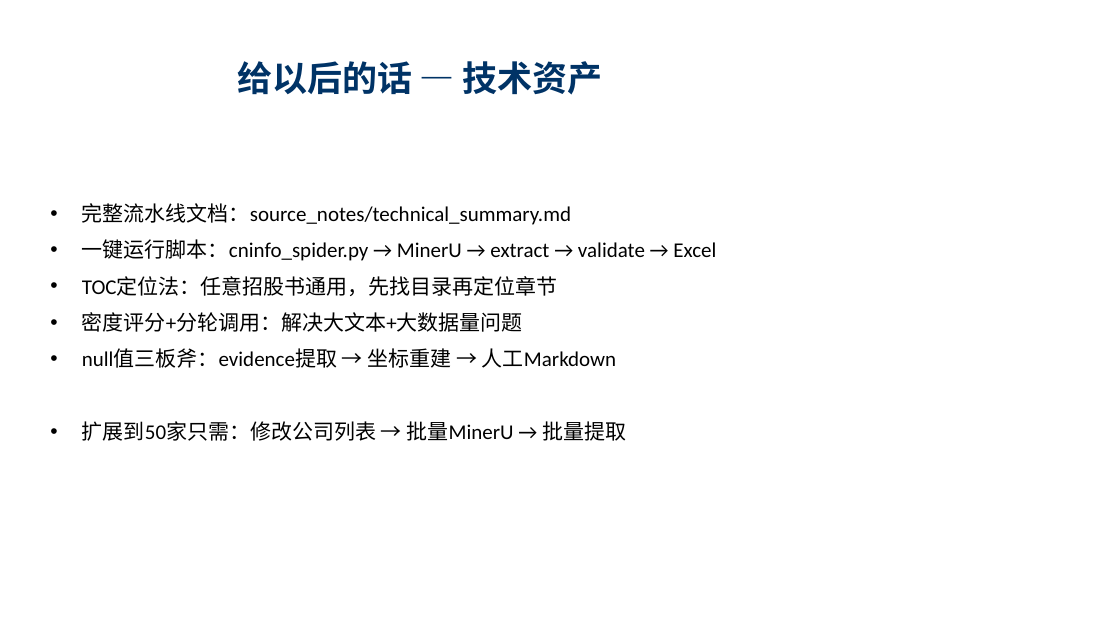
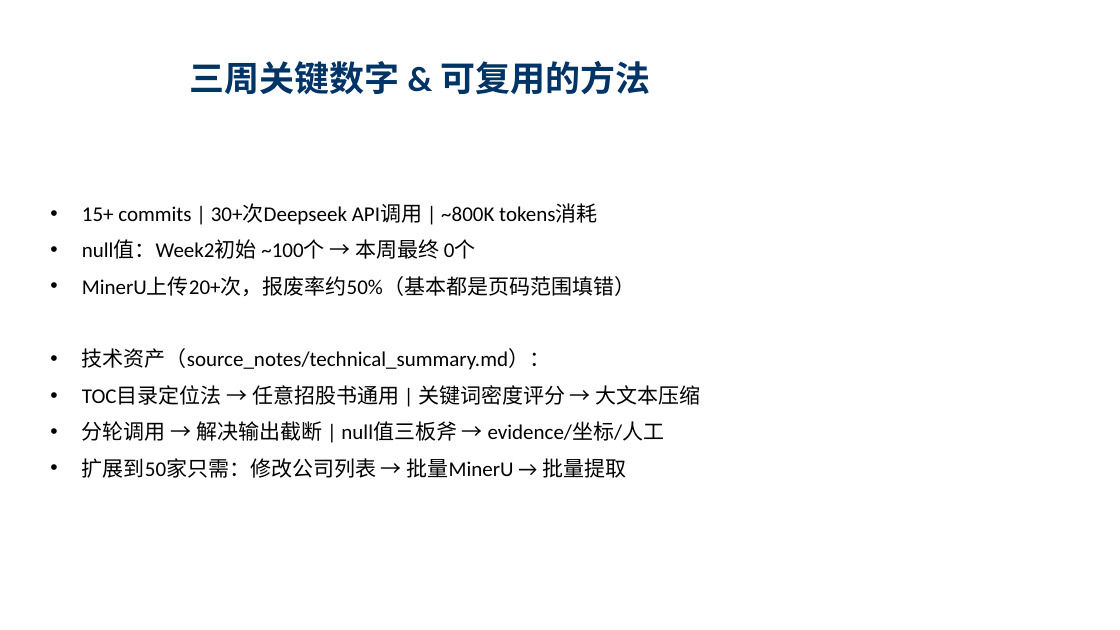
Before and after one commit to flyxx-pro/team-star, a slide deck: slide 10 of presentation/Week3_汇报_刘宇轩_苏宇垚.pptx. Drawn at 1120x630 pixels with LibreOffice and Linux fonts; fonts in the diff are those of the drawing. Boxes give left, top, right and bottom in pixels: in the first picture for what was removed or moved away, otherwise in the second. Text is boxed around its words. In the diff, an @@ line names an element or a change of style, - is before the commit and + after.

Commit message:
[PPT] 最终版-10页-深蓝主题-表格+踩坑+解法+TOC

```diff
--- a/presentation/Week3_汇报_刘宇轩_苏宇垚.pptx
+++ b/presentation/Week3_汇报_刘宇轩_苏宇垚.pptx
@@ title at bbox=[190, 61, 650, 95]: text changed @@
-给以后的话 — 技术资产
+三周关键数字 & 可复用的方法
@@ text at bbox=[82, 203, 701, 441]: text changed @@
-• 完整流水线文档：source_notes/technical_summary.md
-• 一键运行脚本：cninfo_spider.py → MinerU → extract → validate → Excel
-• TOC定位法：任意招股书通用，先找目录再定位章节
-• 密度评分+分轮调用：解决大文本+大数据量问题
-• null值三板斧：evidence提取 → 坐标重建 → 人工Markdown
+• 15+ commits | 30+次Deepseek API调用 | ~800K tokens消耗
+• null值：Week2初始 ~100个 → 本周最终 0个
+• MinerU上传20+次，报废率约50%（基本都是页码范围填错）
+• 技术资产（source_notes/technical_summary.md）：
+• TOC目录定位法 → 任意招股书通用 | 关键词密度评分 → 大文本压缩
+• 分轮调用 → 解决输出截断 | null值三板斧 → evidence/坐标/人工
```
Also in this commit, not shown: 8 other slides changed, 1 slide added, 1 slide removed.
